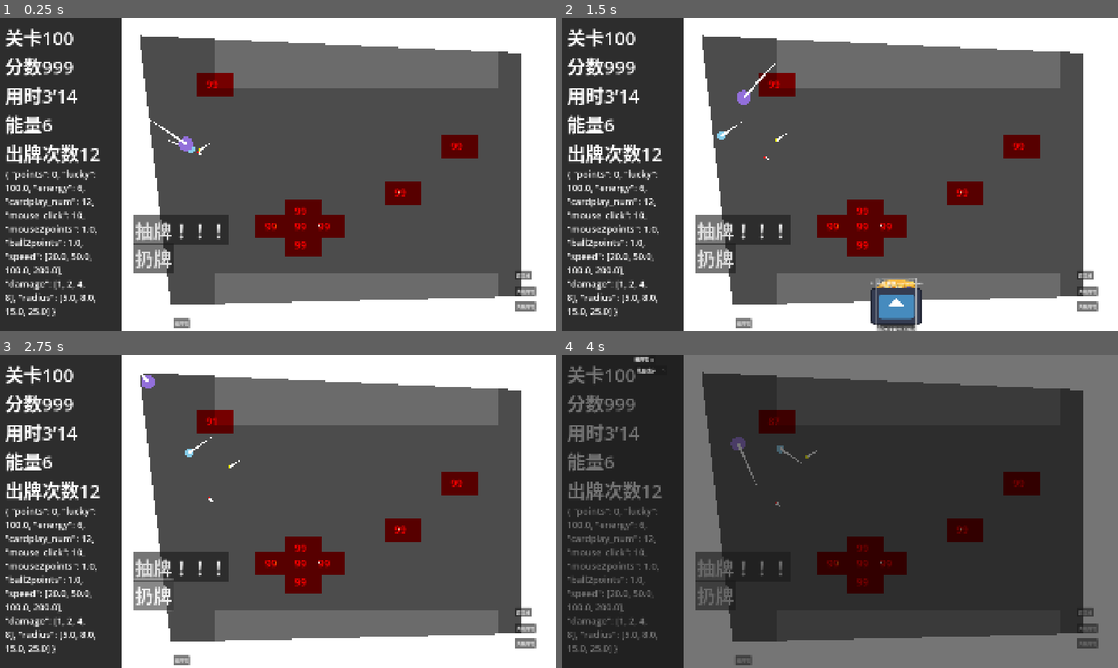
Above: before the commit, frames 1-4 (two rows, left to right).
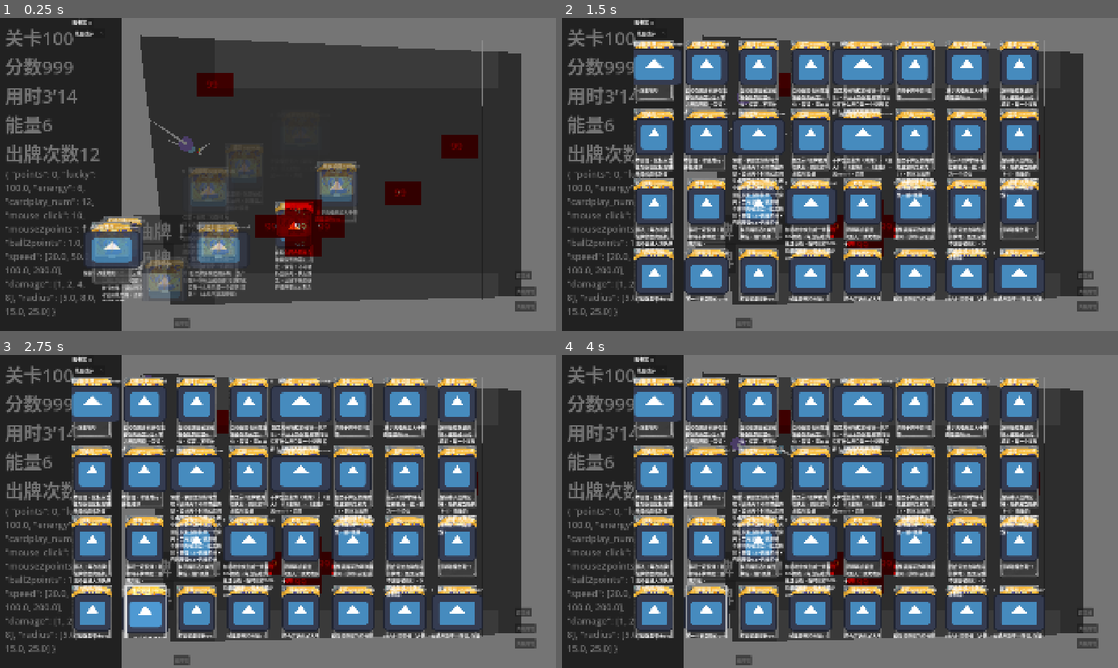
Above: after the commit, the same moments.

Repository: xixinsama/slay_the_brick
Game: Godot game, scene res://scenes/游戏主界面.tscn
Two runs of this game, one before a commit and one after it. Both use one fixed random seed, a clock stepped at 60 frames per second and the inputs below. The project has no main scene, so this scene is started directly.
Inputs (mouse positions are in pixels of both pictures, inside the frame that each line leads up to):
- Up to frame 1 (0.25 s): no input
- Up to frame 2 (1.5 s): click "抽牌！！！" at 0.5 s; click (917, 309) at 1.27 s
- Up to frame 3 (2.75 s): click "扔牌" at 2 s
- Up to frame 4 (4 s): click "抽牌堆" at 2.75 s; click "弃牌堆" at 3.5 s

The runs differ from the first frame. In frame 1, 78% of the frame differs, in the area x 1-100%, y 0-100%; in frame 2, 77%; in frame 3, 77%; in frame 4, 40%.

Commit message:
修复了卡牌池的bug
卡牌脚本更加完善

Diff:
--- a/resources/card/card_blank.gd
+++ b/resources/card/card_blank.gd
@@ -14,7 +14,7 @@
 signal Readqueue2Hand
 
 const SIZE: Vector2 = Vector2(135, 216) ## 由hand脚本使用
-var card_data: CardBase
+var card_data: CardBase: set = _set_card_data ## 赋值时会自动重新更新卡牌
 var is_upgrade: bool = false:
 	set(value):
 		init_card()
@@ -78,6 +78,10 @@
 				velocity *= (1.0 - damping)
 				global_position += velocity * delta
 
+func _set_card_data(new_data: CardBase) -> void:
+	card_data = new_data
+	init_card()
+
 ## 初始化卡牌，需要先给card_data赋值
 func init_card() -> bool:
 	if card_data:
@@ -98,7 +102,15 @@
 			energy.text = str(card_data.upgrade_cost)
 			effect.text = card_data.upgrade_effect_description
 		return true
-	else: return false
+	else:
+		## 从卡牌池里提取出来时
+		## 重置属性
+		## 正常开启拖拽和帧处理
+		visible = true
+		is_draggable = true
+		card_name.text = "noname"
+		set_process(true)
+		return false
 
 func _on_mouse_entered() -> void:
 	# 取消之前的动画
--- a/scenes/游戏主界面.tscn
+++ b/scenes/游戏主界面.tscn
@@ -166,7 +166,6 @@
 
 [node name="卡牌展示界面" type="CanvasLayer" parent="."]
 layer = 5
-visible = false
 script = ExtResource("9_jy5ho")
 
 [node name="PanelContainer" type="PanelContainer" parent="卡牌展示界面"]
--- a/scripts/componnets/game_manage.gd
+++ b/scripts/componnets/game_manage.gd
@@ -39,9 +39,13 @@
 	if card_pool.is_empty():
 		return card_prefab.instantiate()
 	else:
+		#var card_in_pool: Card = card_pool.pop_back()
+		#card_in_pool.init_card()
 		return card_pool.pop_back()
-func recycle_card(card: Control):
+func recycle_card(card: Card):
+	card.get_parent().remove_child(card) ## 将自己从父节点上取下来
 	card.hide()
+	card.set("card_data", null) ## 这里已经初始化了
 	card_pool.append(card)
 
 
--- a/scripts/hand.gd
+++ b/scripts/hand.gd
@@ -29,14 +29,15 @@
 ## 生成卡
 func draw() -> void:
 	var card: Card = GameManage.get_card_instance()
-	self.add_child(card)
-	# 随机找一个数据赋值
-	card.card_data = ImportCard.all_cardbase[randi_range(0,ImportCard.all_cardbase.size()-1)]
-	card.init_card()
-	card_instances.append(card)
+	if card:
+		self.add_child(card)
+		# 随机找一个数据赋值
+		card.card_data = ImportCard.all_cardbase[randi_range(0,ImportCard.all_cardbase.size()-1)]
+		card_instances.append(card)
 
-	# 摆放
-	_update_cards()
+		# 摆放
+		_update_cards()
+	else: print("未获得卡牌")
 
 ## 删除卡
 func discard() -> void:
--- a/scripts/show_card_UI.gd
+++ b/scripts/show_card_UI.gd
@@ -52,7 +52,7 @@
 		card.card_data = card_data
 		card.is_draggable = false
 		card.init_card()
-
+		## 停止卡牌帧处理
 		card.set_process(false)
 
 # 清空卡牌
